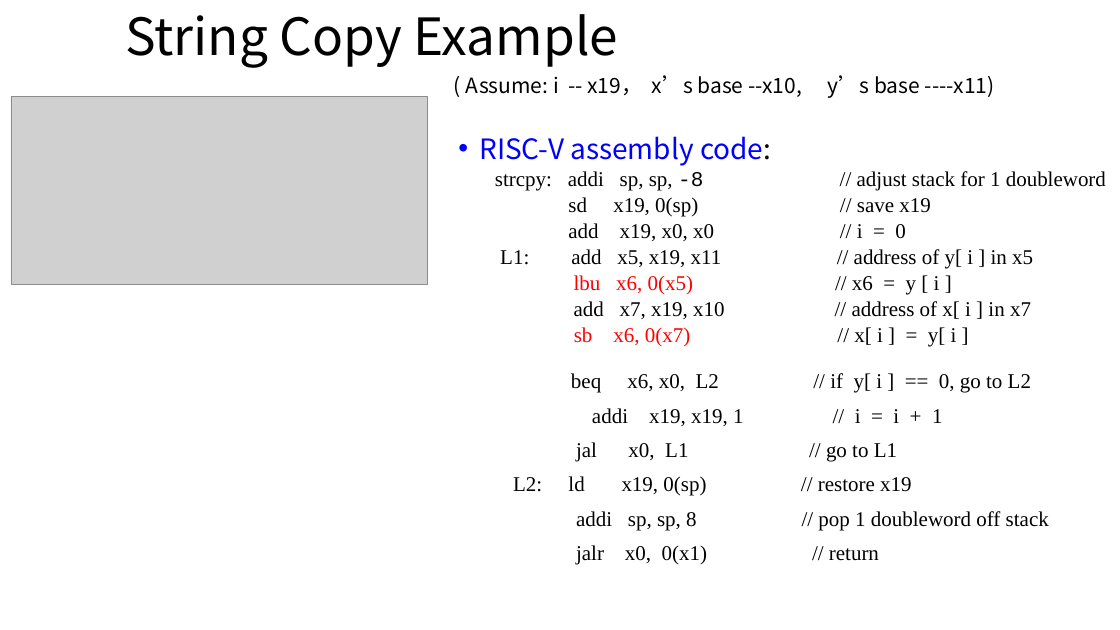
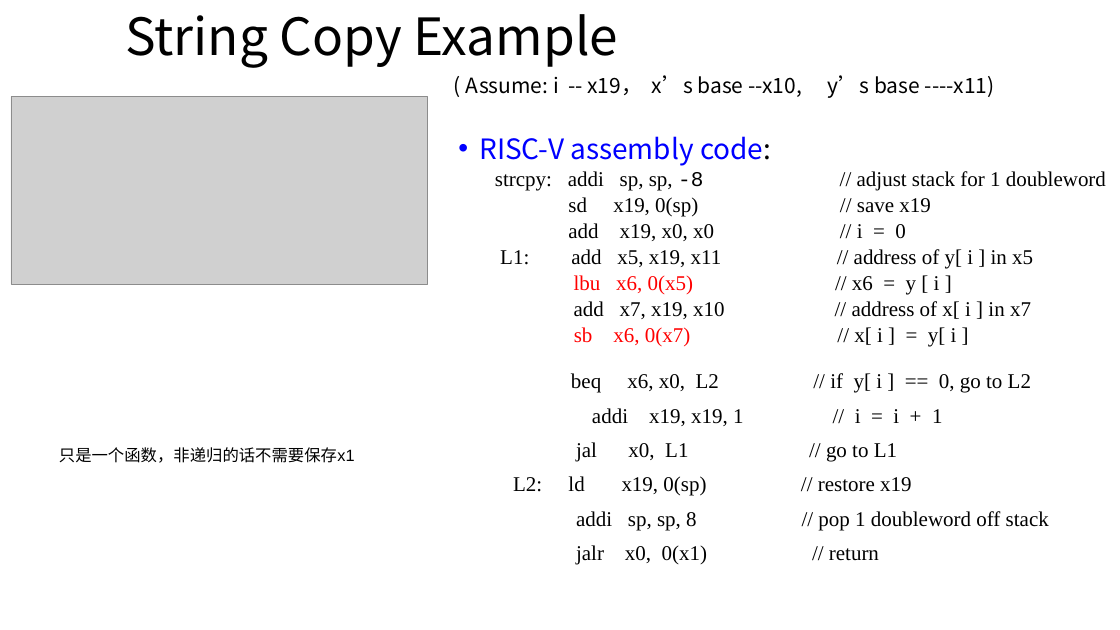
Before and after one commit to weichow23/zju_course, a slide deck: slide 31 of 计算机组成/复习ppt/[x] 2 指令.pptx (slide 34 before the commit). Drawn at 1120x630 pixels with LibreOffice and Linux fonts; fonts in the diff are those of the drawing; grey boxes stand for pictures. Boxes give left, top, right and bottom in pixels: in the first picture for what was removed or moved away, otherwise in the second. Text is boxed around its words. In the diff, an @@ line names an element or a change of style, - is before the commit and + after.

```diff
--- a/计算机组成/复习ppt/[x] 2 指令.pptx
+++ b/计算机组成/复习ppt/[x] 2 指令.pptx
@@ text added at box(59, 447, 355, 463), 14 pt, text #000000 @@
+只是一个函数，非递归的话不需要保存x1
```
Also in this commit, not shown: 10 other slides changed, 5 slides removed, 9 other files.
